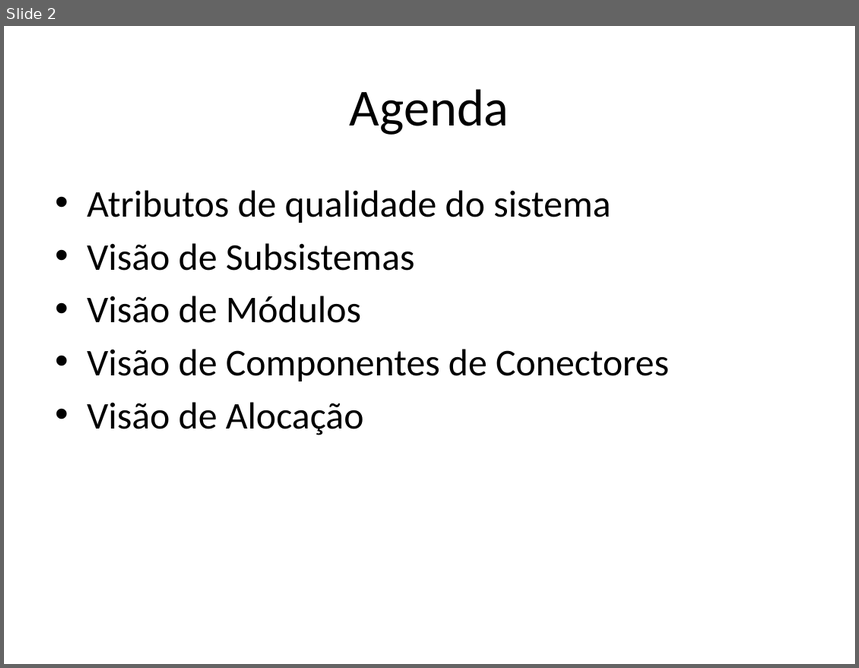
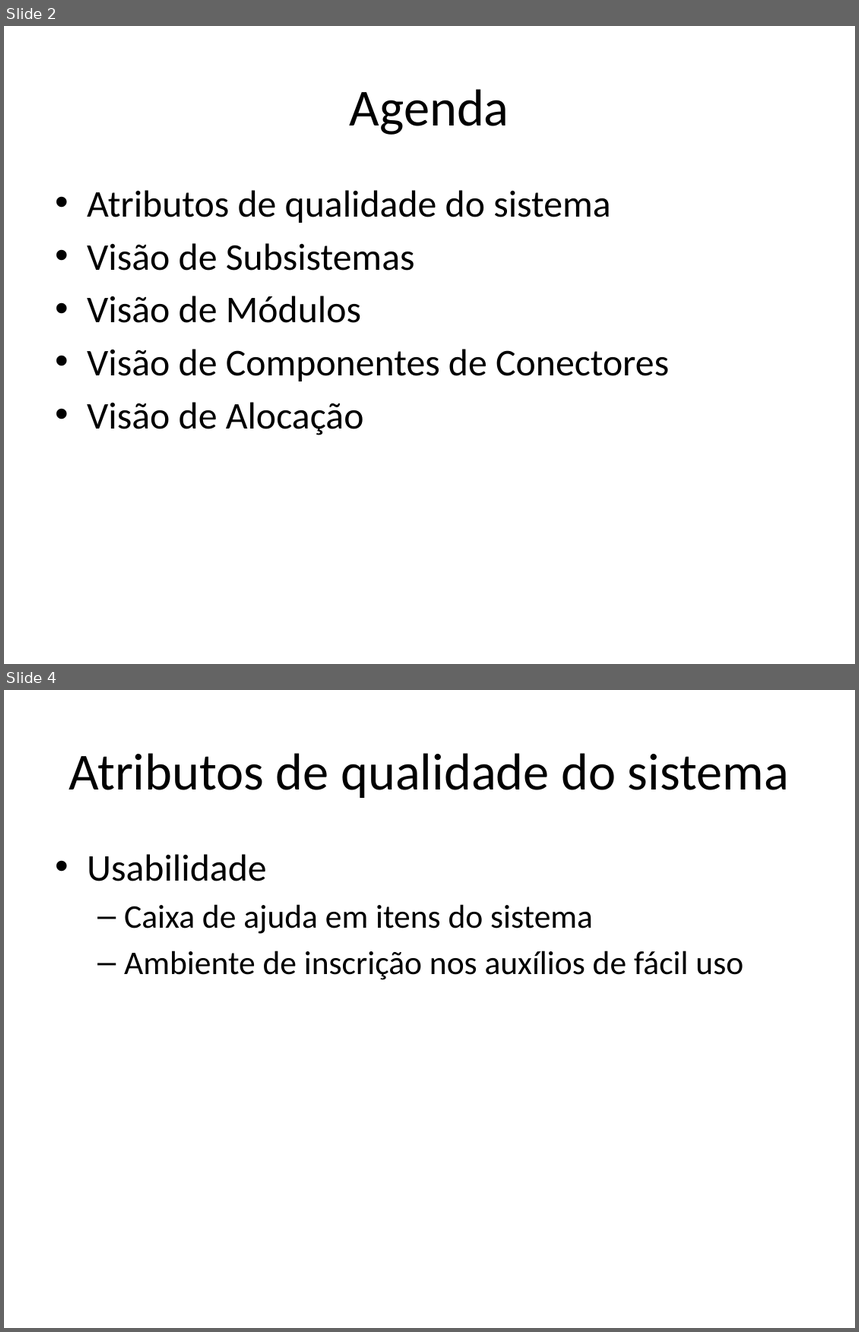
Before and after one commit to amslv/SIGEAS, a slide deck: 01-SISTEMA/02-ANALISE E PROJETO/ARQ-Documento de Arquitetura.pptx. Shown one above the other, each under a label of ours: slide 2 before the commit, slides 2 and 4 after it; the slides between them are not shown. The pictures are 859x668 and 859x1332 pixels, drawn with LibreOffice and Linux fonts; fonts in the diff are those of the drawing. Boxes give left, top, right and bottom in pixels: in the first picture for what was removed or moved away, otherwise in the second. Text is boxed around its words. In the diff, an @@ line names an element or a change of style, - is before the commit and + after.

```diff
--- a/01-SISTEMA/02-ANALISE E PROJETO/ARQ-Documento de Arquitetura.pptx
+++ b/01-SISTEMA/02-ANALISE E PROJETO/ARQ-Documento de Arquitetura.pptx
@@ slide 4 added at [4,690,855,1328], background #FFFFFF @@
@@ title added at [69,753,789,798], 44 pt, text #000000 @@
+Atributos de qualidade do sistema
@@ text added at [87,854,743,980], 28 pt, text #000000 @@
+• Usabilidade
+  – Caixa de ajuda em itens do sistema
+  – Ambiente de inscrição nos auxílios de fácil uso
```
Also in this commit, not shown: 1 slide changed, 9 other slides added, 1 other file.
